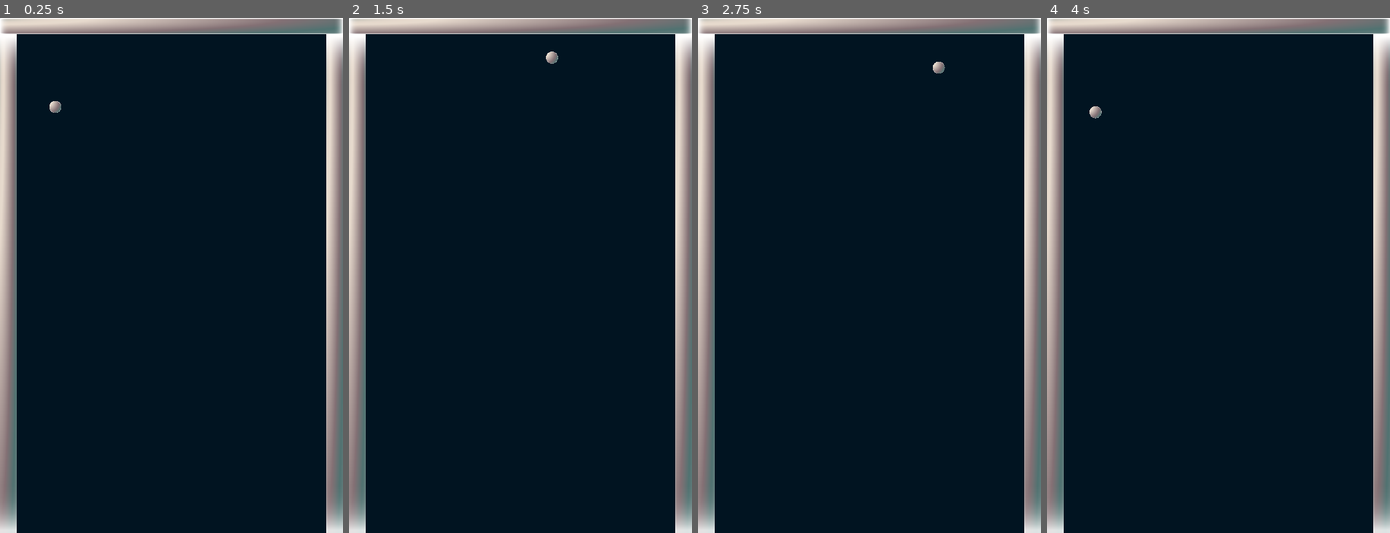
Above: before the commit, frames 1-4 (left to right).
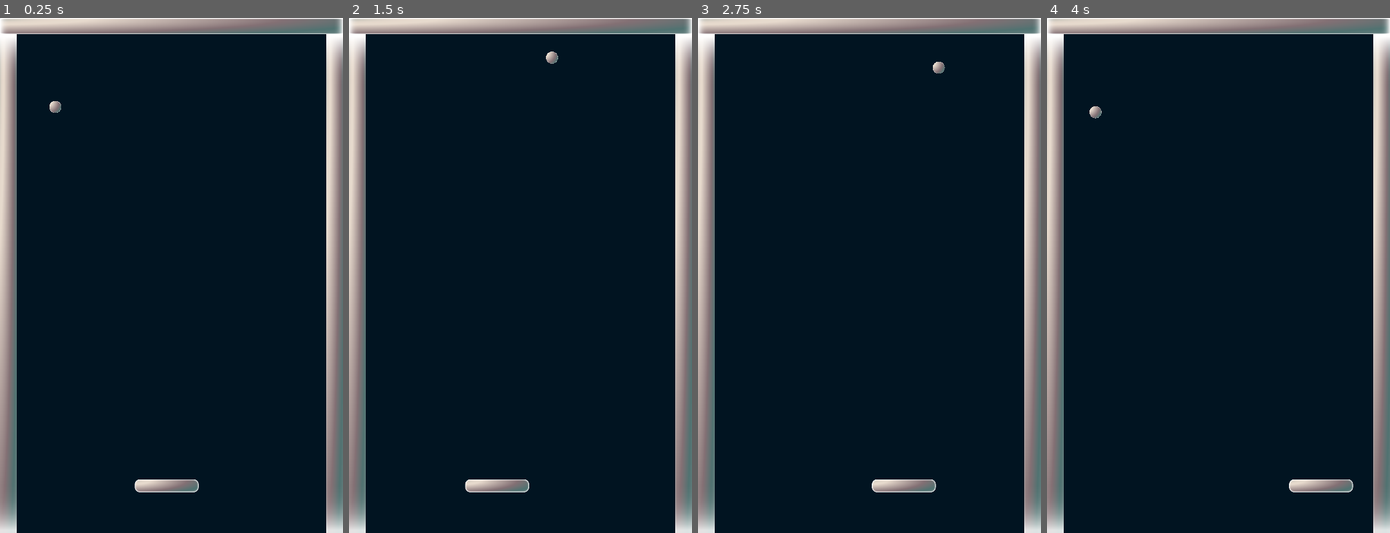
Above: after the commit, the same moments.

Repository: nekonenene/godot-brick-breaker
Game: Godot game, scene res://main.tscn
The game is run twice, just before and just after one commit, with the same random seed, the same clock (stepped at 60 frames per second) and the same inputs.
Inputs (mouse positions are in pixels of both pictures, inside the frame that each line leads up to):
- Up to frame 1 (0.25 s): no input
- Up to frame 2 (1.5 s): move the mouse to (595, 249) at 0.52 s; click (595, 249) at 0.67 s; drag from (451, 301) to (503, 378) at 1.27 s
- Up to frame 3 (2.75 s): move the mouse to (903, 162) at 2.02 s; click (903, 162) at 2.17 s
- Up to frame 4 (4 s): drag from (1201, 378) to (1115, 198) at 2.77 s; move the mouse to (1321, 352) at 3.52 s; click (1321, 352) at 3.67 s

The runs differ from the first frame. In frame 1, 0.5% of the frame differs, in the area x 39-58%, y 89-93%; in frame 2, 0.5%; in frame 3, 0.5%; in frame 4, 0.5%.

Commit message:
マウスクリックに沿って動く Paddle を追加

Diff:
--- a/main.tscn
+++ b/main.tscn
@@ -1,7 +1,8 @@
-[gd_scene load_steps=3 format=3 uid="uid://burlywq8ry0kp"]
+[gd_scene load_steps=4 format=3 uid="uid://burlywq8ry0kp"]
 
 [ext_resource type="PackedScene" uid="uid://bmkxrdnpbve4d" path="res://src/ball.tscn" id="1_rj6ou"]
 [ext_resource type="PackedScene" uid="uid://bkjq15jvc33kc" path="res://src/wall.tscn" id="2_n3omf"]
+[ext_resource type="PackedScene" uid="uid://cria07a5tc6m6" path="res://src/paddle.tscn" id="3_c161j"]
 
 [node name="Main" type="Node"]
 
@@ -15,5 +16,8 @@
 
 [node name="Wall" parent="." instance=ExtResource("2_n3omf")]
 
+[node name="Paddle" parent="." instance=ExtResource("3_c161j")]
+position = Vector2(389, 1090)
+
 [node name="Ball" parent="." instance=ExtResource("1_rj6ou")]
 position = Vector2(193, 222)
--- a/src/ball.gd
+++ b/src/ball.gd
@@ -12,9 +12,16 @@
 	var collision = move_and_collide(velocity * delta * speed)
 
 	if collision:
-		# print("I collided with ", collision.get_collider().name)
-		velocity = velocity.bounce(collision.get_normal())
-		reset_speed()
+		print("I collided with ", collision.get_collider().name)
+
+		if collision.get_collider().name == "Wall":
+			# 壁に当たったら反射
+			velocity = velocity.bounce(collision.get_normal())
+			reset_speed()
+		elif collision.get_collider().name == "Paddle":
+			# パドルに当たったら反射
+			velocity = velocity.bounce(collision.get_normal())
+			reset_speed()
 
 	# 画面外に出ないように反転させる
 	if position.x < 0 and velocity.x < 0 or position.x > get_viewport_rect().size.x and velocity.x > 0:
--- /dev/null
+++ b/src/paddle.gd
@@ -0,0 +1,40 @@
+extends CharacterBody2D
+
+var initial_position: Vector2
+var dragging: bool
+var move_tween: Tween
+
+# Called when the node enters the scene tree for the first time.
+func _ready() -> void:
+	initial_position = position
+
+# Called every frame. 'delta' is the elapsed time since the previous frame.
+func _process(_delta: float) -> void:
+	var collided = move_and_slide()
+	if collided:
+		print("Wow, collided with ", get_last_slide_collision().get_collider().name)
+
+		# if move_tween.is_running():
+		# 	move_tween.stop()
+	#pass
+
+func _input(event):
+	# 0.1 秒かけて、入力された X 座標に移動する
+	if event is InputEventMouseButton and event.button_index == MOUSE_BUTTON_LEFT:
+		if event.pressed:
+			print("mouse pressed at ", event.position)
+			dragging = true
+			move(event.position.x)
+		else:
+			print("mouse released at ", event.position)
+			dragging = false
+	elif event is InputEventMouseMotion and dragging:
+		print("mouse dragged to ", event.position)
+		move(event.position.x)
+
+# 入力された X 座標に移動する
+func move(x: float) -> void:
+	var sec = 0.2
+
+	move_tween = get_tree().create_tween()
+	move_tween.tween_property(self, "position", Vector2(x, initial_position.y), sec)
--- /dev/null
+++ b/src/paddle.tscn
@@ -0,0 +1,19 @@
+[gd_scene load_steps=4 format=3 uid="uid://cria07a5tc6m6"]
+
+[ext_resource type="Texture2D" uid="uid://bv3o07fgjdpxg" path="res://assets/images/Paddle.png" id="1_j33qn"]
+[ext_resource type="Script" path="res://src/paddle.gd" id="1_sm8rm"]
+
+[sub_resource type="CapsuleShape2D" id="CapsuleShape2D_iaco4"]
+radius = 15.0
+height = 150.0
+
+[node name="Paddle" type="CharacterBody2D"]
+script = ExtResource("1_sm8rm")
+
+[node name="Sprite2D" type="Sprite2D" parent="."]
+scale = Vector2(0.5, 0.5)
+texture = ExtResource("1_j33qn")
+
+[node name="CollisionShape2D" type="CollisionShape2D" parent="."]
+rotation = 1.5708
+shape = SubResource("CapsuleShape2D_iaco4")
